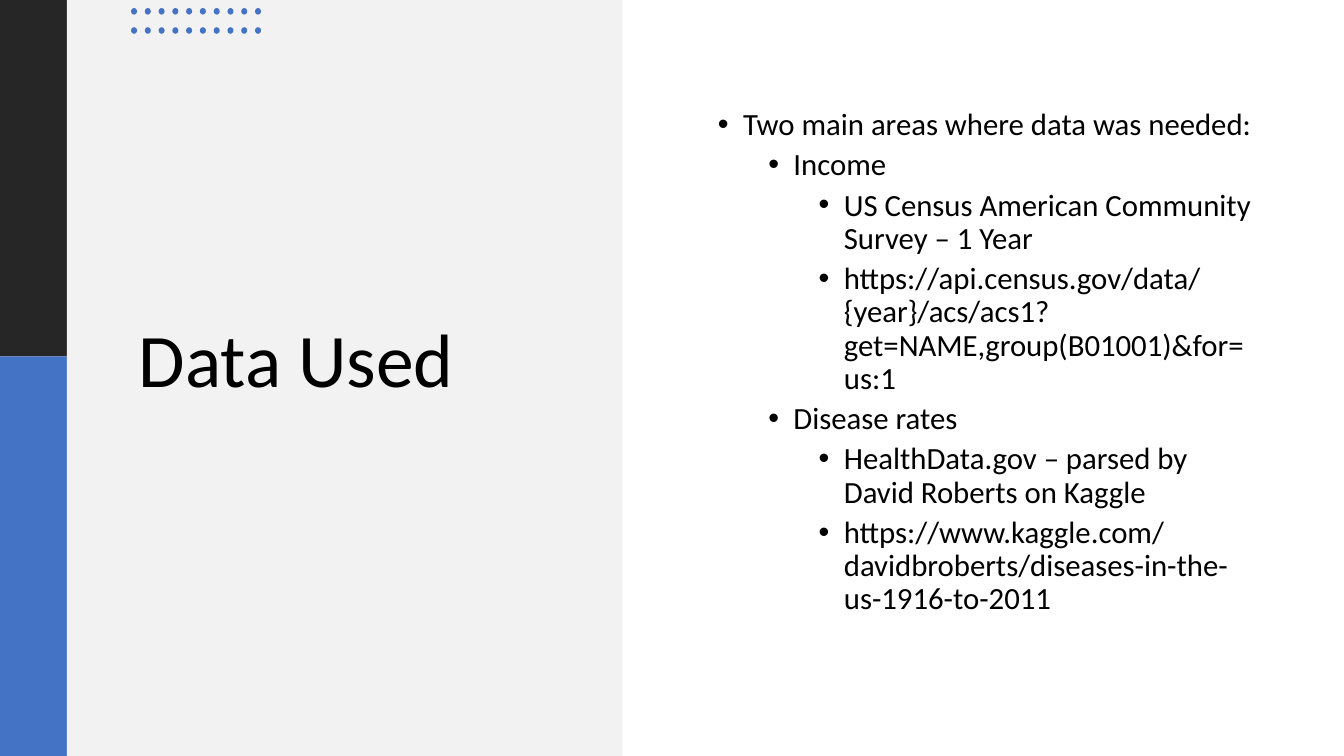
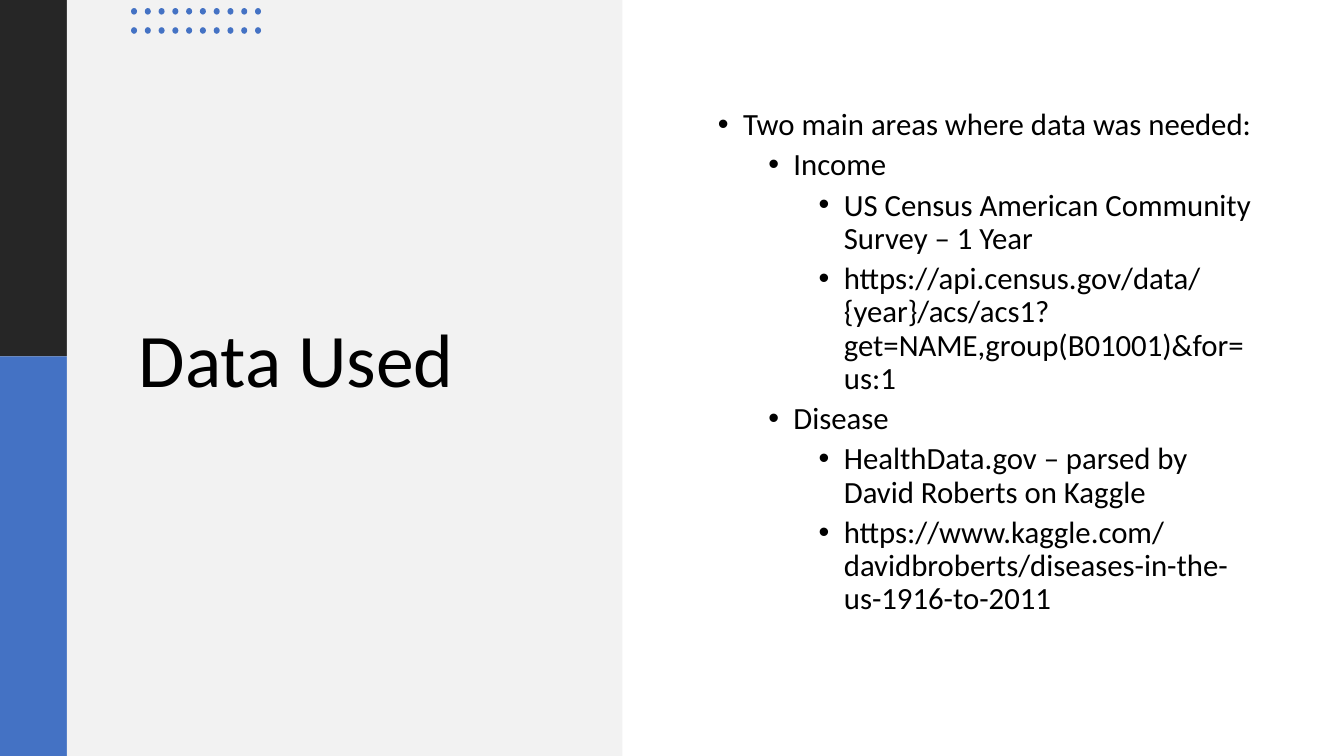
Before and after one commit to SamClements94/Project-1, a slide deck: slide 3 of Effects of Income Level on Disease Rates.pptx. Drawn at 1344x756 pixels with LibreOffice and Linux fonts; fonts in the diff are those of the drawing. Boxes give left, top, right and bottom in pixels: in the first picture for what was removed or moved away, otherwise in the second. Text is boxed around its words. In the diff, an @@ line names an element or a change of style, - is before the commit and + after.

Commit message:
Final presentation update

```diff
--- a/Effects of Income Level on Disease Rates.pptx
+++ b/Effects of Income Level on Disease Rates.pptx
@@ text at (x1=793, y1=408, x2=888, y2=430): text changed @@
-  • Disease rates
+  • Disease
```
Also in this commit, not shown: 1 other slide changed, 1 slide added, 1 slide removed.
